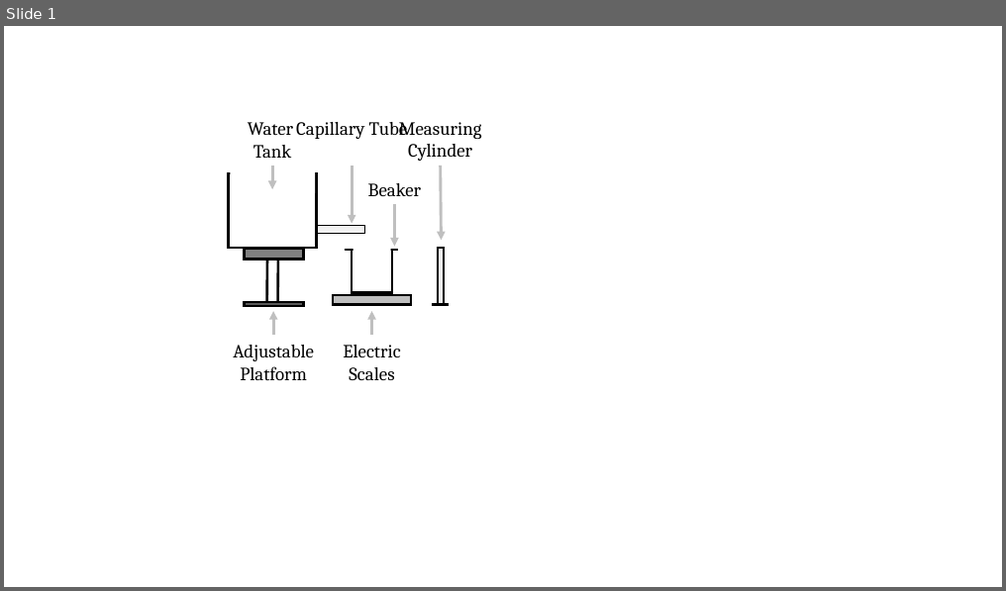
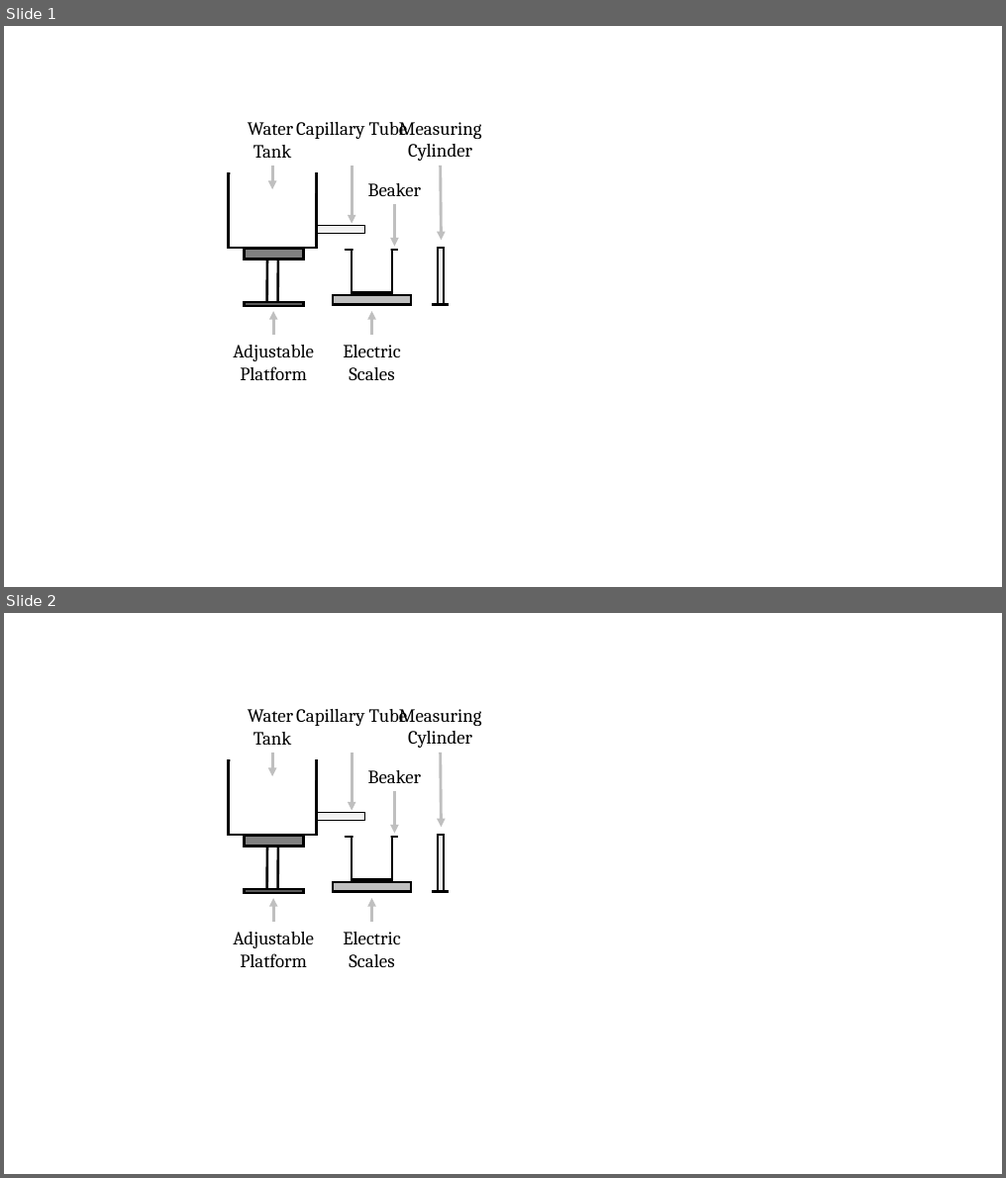
Before and after one commit to cao-jacky/degree_level2, a slide deck: lab_reports/viscosity_of_water/diagrams.pptx. Shown one above the other, each under a label of ours: slide 1 before the commit, slides 1 and 2 after it. The pictures are 1006x591 and 1006x1178 pixels, drawn with LibreOffice and Linux fonts; fonts in the diff are those of the drawing. Boxes give left, top, right and bottom in pixels: in the first picture for what was removed or moved away, otherwise in the second. Text is boxed around its words. In the diff, an @@ line names an element or a change of style, - is before the commit and + after.

```diff
--- a/lab_reports/viscosity_of_water/diagrams.pptx
+++ b/lab_reports/viscosity_of_water/diagrams.pptx
@@ slide 2 added at (4,613,1002,1174), background #FFFFFF @@
@@ group added at (229,709,482,967): 9 rectangles, 6 arrows, 6 texts, 5 lines @@
+Electric
+Scales
+Adjustable
+Platform
+Water
+Tank
+Capillary Tube
+Beaker
+Measuring
+Cylinder
```
Also in this commit, not shown: 5 other files.
